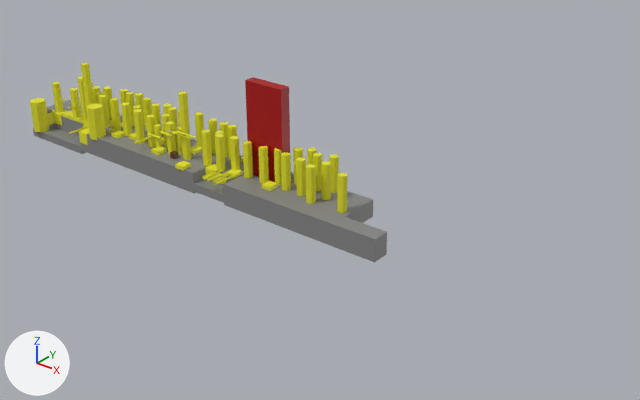
Before and after pictures for a commit that changed the Blender file assets/map_forest.blend.
Camera for both pictures: a 50 mm lens placed at (187.6, -125.9, 80.5), pointed at (81.2, 7.1, -2.0). The axes (+X, +Y, +Z) are drawn at lower left. The lights are the same throughout.

The older version as bpy lines, for what is in view:
```python
ob_bush_027 = bpy.data.objects.new('Bush.027', me_cube_003)
ob_bush_027.location = (58.3, 2.0, -1.4)
ob_bush_027.scale = (3.0, 3.0, 3.0)
ob_ground_006 = bpy.data.objects.new('Ground.006', me_cube_006)
ob_ground_006.location = (33.7, -1.4, -2.2)
ob_ground_006.rotation_euler = (0.0, 0.0, 1.571)  # degrees (0, 0, 90)
ob_ground_006.scale = (4.0, 40.0, 5.0)
ob_tree_013 = bpy.data.objects.new('Tree.013', me_cylinder_013)
ob_tree_013.location = (11.9, 7.7, 0.2)
ob_tree_013.scale = (10.0, 10.0, 4.0)
ob_tree_019 = bpy.data.objects.new('Tree.019', me_cylinder_019)
ob_tree_019.location = (28.6, 3.2, 0.2)
ob_tree_019.scale = (10.0, 10.0, 4.0)
ob_tree_021 = bpy.data.objects.new('Tree.021', me_cylinder_021)
ob_tree_021.location = (19.5, 8.6, 0.2)
ob_tree_021.scale = (10.0, 10.0, 4.0)
ob_tree_022 = bpy.data.objects.new('Tree.022', me_cylinder_022)
ob_tree_022.location = (26.1, 8.4, 0.2)
ob_tree_022.scale = (10.0, 10.0, 4.0)
ob_tree_023 = bpy.data.objects.new('Tree.023', me_cylinder_023)
ob_tree_023.location = (31.1, 6.7, 0.2)
ob_tree_023.scale = (10.0, 10.0, 4.0)
ob_tree_025 = bpy.data.objects.new('Tree.025', me_cylinder_025)
ob_tree_025.location = (83.7, 8.7, 0.2)
ob_tree_025.scale = (10.0, 10.0, 4.0)
ob_tree_027 = bpy.data.objects.new('Tree.027', me_cylinder_027)
ob_tree_027.location = (36.1, 7.5, 0.2)
ob_tree_027.scale = (10.0, 10.0, 4.0)
ob_tree_028 = bpy.data.objects.new('Tree.028', me_cylinder_028)
ob_tree_028.location = (38.7, 8.1, 0.2)
ob_tree_028.scale = (10.0, 10.0, 4.0)
# also in view: 'Monster' at (68.3, 5.5, 9.2); 'Tree.001' at (19.1, -2.0, 3.8); 'Ground.007' at (42.6, 5.6, -1.8); 'Ground.002' at (83.0, -1.4, -2.2); 'Tree.008' at (-3.9, -2.4, 0.2)
```
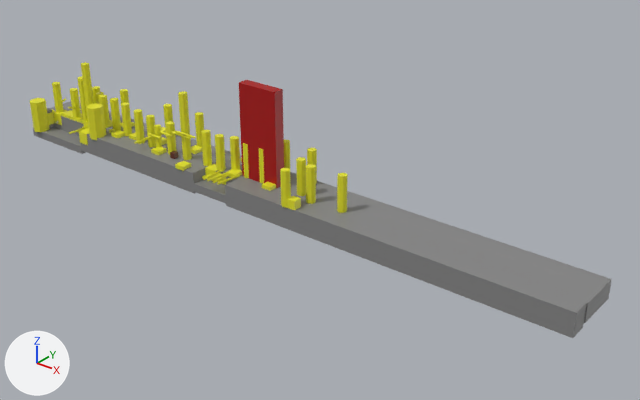
Location of each change, [x1, y1, x2, y2] in pixels of the pictures (640 x 400 px):
'Ground.002', moved, rescaled (120% wider, 88% taller): before [223, 178, 387, 262]; after [225, 179, 587, 338]
'Ground.007', moved, rescaled: before [47, 100, 373, 223]; after [49, 101, 612, 323]
'Monster', moved: before [245, 77, 290, 182]; after [239, 80, 284, 188]
'Tree.053', moved: before [313, 153, 322, 191]; after [280, 168, 291, 208]
'Tree.056', deleted: before [321, 161, 331, 200]
'Tree.050', deleted: before [281, 152, 291, 191]
'Tree.025', deleted: before [329, 154, 339, 193]
'Tree.045', deleted: before [274, 148, 282, 185]
'Tree.035', deleted: before [208, 118, 218, 154]
'Tree.032', deleted: before [219, 122, 229, 158]
'Tree.049', deleted: before [293, 147, 303, 185]
'Tree.022', deleted: before [143, 97, 152, 131]
'Bush.028', added: after [287, 196, 301, 210]
'Tree.021', deleted: before [125, 92, 135, 122]
'Tree.023', deleted: before [151, 104, 162, 135]
'Tree.034', deleted: before [162, 114, 171, 149]
'Tree.039', deleted: before [228, 125, 237, 160]
'Tree.013', deleted: before [103, 87, 112, 119]
'Tree.027', deleted: before [168, 107, 178, 137]
'Tree.033', deleted: before [175, 127, 183, 154]
'Tree.055', deleted: before [135, 93, 145, 125]
'Pushable_Branch.002', moved: before [216, 174, 238, 184]; after [217, 174, 240, 185]
'Tree.019', deleted: before [133, 105, 142, 134]
'Tree.028', deleted: before [178, 110, 181, 127]
'Tree.036', deleted: before [215, 131, 225, 147]

The change, as a diff of the scene's bpy script:
```diff
--- a/assets/map_forest.blend.py
+++ b/assets/map_forest.blend.py
@@ ob_ground_007 @@
 ob_ground_007 = bpy.data.objects.new('Ground.007', me_cube_007)
-ob_ground_007.location = (42.6, 5.6, -1.8)
+ob_ground_007.location = (68.8, 5.6, -1.8)
 ob_ground_007.rotation_euler = (0.0, 0.0, 1.571)  # degrees (0, 0, 90)
-ob_ground_007.scale = (10.0, 100.0, 4.0)
+ob_ground_007.scale = (10.0, 150.0, 4.0)
@@ ob_lisek @@
 ob_lisek = bpy.data.objects.new('Lisek', me_lisek)
-ob_lisek.location = (42.9, 0.3, 6.2)
+ob_lisek.location = (0.0, 0.0, -2.0)
 ob_lisek.rotation_euler = (0.0, 0.0, 1.571)  # degrees (0, 0, 90)
@@ ob_tree_013 @@
-ob_tree_013 = bpy.data.objects.new('Tree.013', me_cylinder_013)
@@ ob_tree_019 @@
-ob_tree_019 = bpy.data.objects.new('Tree.019', me_cylinder_019)
@@ ob_tree_021 @@
-ob_tree_021 = bpy.data.objects.new('Tree.021', me_cylinder_021)
@@ ob_tree_022 @@
-ob_tree_022 = bpy.data.objects.new('Tree.022', me_cylinder_022)
@@ ob_tree_023 @@
-ob_tree_023 = bpy.data.objects.new('Tree.023', me_cylinder_023)
@@ ob_tree_025 @@
-ob_tree_025 = bpy.data.objects.new('Tree.025', me_cylinder_025)
@@ ob_tree_027 @@
-ob_tree_027 = bpy.data.objects.new('Tree.027', me_cylinder_027)
@@ ob_tree_028 @@
-ob_tree_028 = bpy.data.objects.new('Tree.028', me_cylinder_028)
@@ ob_tree_032 @@
-ob_tree_032 = bpy.data.objects.new('Tree.032', me_cylinder_032)
@@ ob_tree_033 @@
-ob_tree_033 = bpy.data.objects.new('Tree.033', me_cylinder_033)
@@ ob_tree_034 @@
-ob_tree_034 = bpy.data.objects.new('Tree.034', me_cylinder_034)
@@ ob_tree_035 @@
-ob_tree_035 = bpy.data.objects.new('Tree.035', me_cylinder_035)
@@ ob_tree_036 @@
-ob_tree_036 = bpy.data.objects.new('Tree.036', me_cylinder_036)
@@ ob_tree_039 @@
-ob_tree_039 = bpy.data.objects.new('Tree.039', me_cylinder_039)
@@ ob_tree_045 @@
-ob_tree_045 = bpy.data.objects.new('Tree.045', me_cylinder_045)
@@ ob_tree_049 @@
-ob_tree_049 = bpy.data.objects.new('Tree.049', me_cylinder_049)
@@ ob_tree_050 @@
-ob_tree_050 = bpy.data.objects.new('Tree.050', me_cylinder_050)
@@ ob_tree_053 @@
 ob_tree_053 = bpy.data.objects.new('Tree.053', me_cylinder_072)
-ob_tree_053.location = (80.4, 7.2, 0.2)
+ob_tree_053.location = (80.3, -2.9, 0.2)
 ob_tree_053.scale = (10.0, 10.0, 4.0)
@@ ob_tree_055 @@
-ob_tree_055 = bpy.data.objects.new('Tree.055', me_cylinder_074)
@@ ob_tree_056 @@
-ob_tree_056 = bpy.data.objects.new('Tree.056', me_cylinder_075)
@@ ob_monster @@
 ob_monster = bpy.data.objects.new('Monster', me_cube_027)
-ob_monster.location = (68.3, 5.5, -3.3)
+ob_monster.location = (68.3, 3.5, -3.3)
@@ ob_ground_002 @@
 ob_ground_002 = bpy.data.objects.new('Ground.002', me_cube_035)
-ob_ground_002.location = (83.0, -1.4, -2.2)
+ob_ground_002.location = (103.5, -1.4, -2.2)
 ob_ground_002.rotation_euler = (0.0, 0.0, 1.571)  # degrees (0, 0, 90)
-ob_ground_002.scale = (4.0, 40.0, 5.0)
+ob_ground_002.scale = (4.0, 80.0, 5.0)
@@ ob_pushable_branch_002 @@
 ob_pushable_branch_002 = bpy.data.objects.new('Pushable_Branch.002', me_cylinder_003)
-ob_pushable_branch_002.location = (62.3, -1.7, 0.6)
+ob_pushable_branch_002.location = (62.8, -1.7, 0.6)
 ob_pushable_branch_002.rotation_euler = (0.0, 0.0, 1.48)  # degrees (0, 0, 85)
@@ ob_bush_028 @@
+ob_bush_028 = bpy.data.objects.new('Bush.028', me_cube_003.copy())  # the mesh of ob_bush_027
+ob_bush_028.location = (82.1, -2.5, 1.2)
+ob_bush_028.scale = (2.0, 2.0, 2.0)
```
